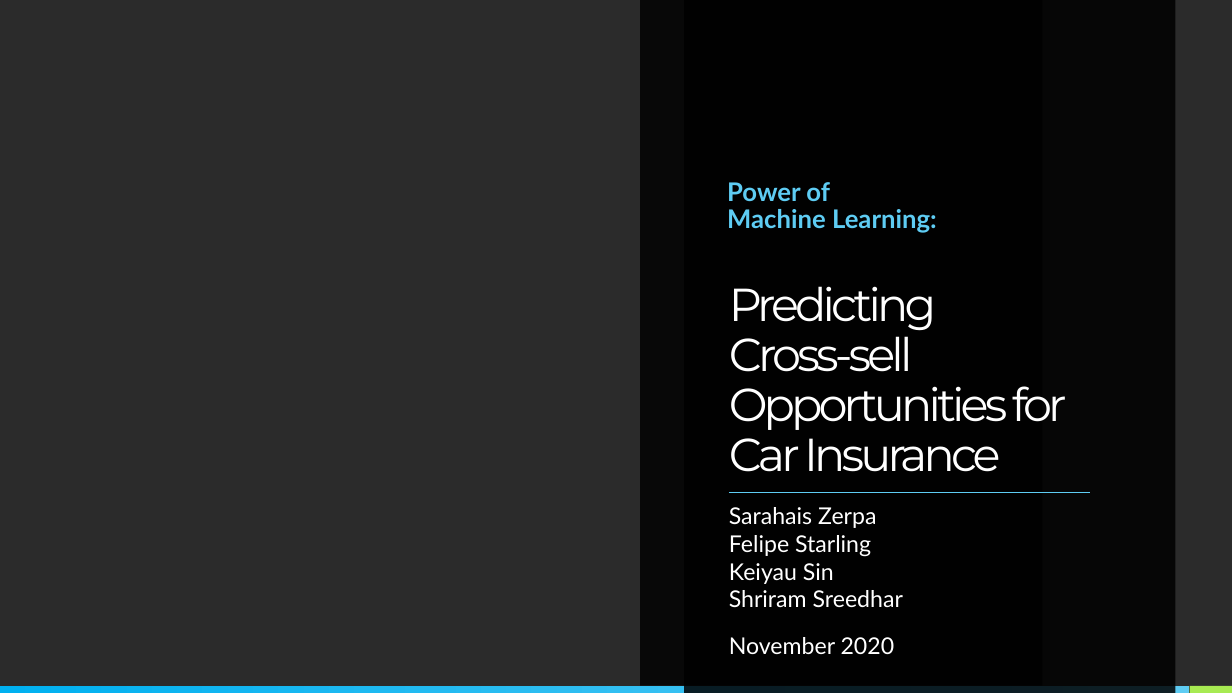
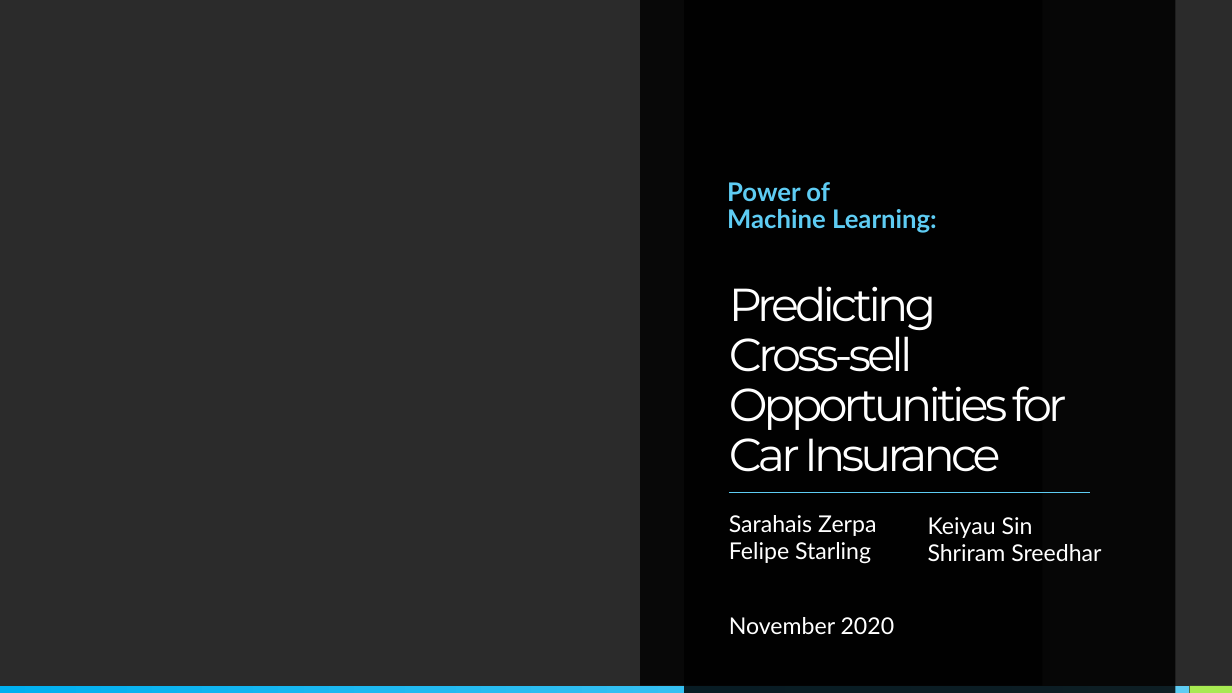
Before and after one commit to szerpa17/cross-sell-predictions, a slide deck: slide 1 of project-presentation.pptx. Drawn at 1232x693 pixels with LibreOffice and Linux fonts; fonts in the diff are those of the drawing; background and template pictures are left out; a plain dark background stands for a picture behind light text. Boxes give left, top, right and bottom in pixels: in the first picture for what was removed or moved away, otherwise in the second. Text is boxed around its words. In the diff, an @@ line names an element or a change of style, - is before the commit and + after.

```diff
--- a/project-presentation.pptx
+++ b/project-presentation.pptx
@@ subtitle "Sarahais Zerpa Felipe Starling": place and size @@
-subtitle "Sarahais Zerpa Felipe Starling" at [729,507,903,654]
+subtitle "Sarahais Zerpa Felipe Starling" at [729,515,895,634]
@@ subtitle at [729,515,876,564]: text changed @@
-Sarahais Zerpa
-Felipe Starling
-Keiyau Sin
-Shriram Sreedhar
+Sarahais Zerpa
+Felipe Starling
@@ text added at [928,517,1101,562], 18 pt, text #FFFFFF @@
+Keiyau Sin
+Shriram Sreedhar
```
Also in this commit, not shown: 4 other slides changed, 11 slides added, 18 slides removed.
